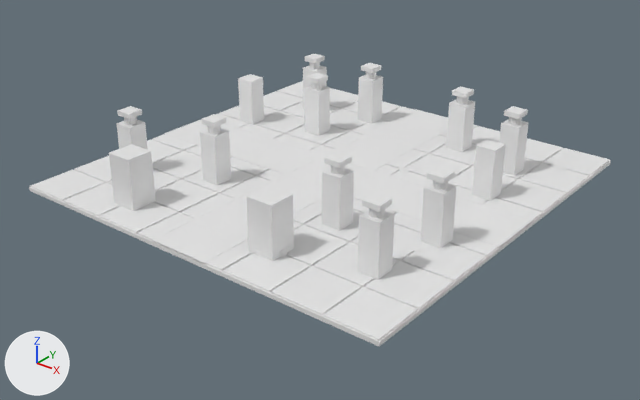
A saved change to the FBX model Assets/Art/Models/SH10_L04_Floor.fbx.
The view is the same before and after, from a camera (50 mm lens) standing at (24.1, -30.9, 17.6) and looking at (0.4, -1.2, -0.9). Lighting does not change. The marker at lower left points along +X, +Y and +Z. The picture after the commit comes second.

The older version as bpy lines, for what is in view:
```python
me_cube_135 = bpy.data.meshes.new('Cube.135')
me_cube_135.from_pydata(...)  # 662 vertices, 436 faces; spans x -10.0..10.0, y -10.0..10.0, z -0.2..0.1
# faces by material slot: [6, 252, 132, 12, 24, 10]
me_cube_135.materials.append(mat_sh10_l04_floor_base)  # white #e7e7e7
me_cube_135.materials.append(mat_sh10_l04_floor_flag)  # white #e7e7e7
me_cube_135.materials.append(mat_sh10_l04_floor_flagdark)  # white #e7e7e7
me_cube_135.materials.append(mat_sh10_l04_floor_carpet)  # white #e7e7e7
me_cube_135.materials.append(mat_sh10_l04_floor_trim)  # white #e7e7e7
me_cube_135.materials.append(mat_sh10_l04_floor_moss)  # white #e7e7e7
me_cube_206 = bpy.data.meshes.new('Cube.206')
me_cube_206.from_pydata(...)  # 536 vertices, 476 faces; spans x -8.2..8.2, y -8.4..7.5, z -0.1..3.1
# faces by material slot: [72, 344, 60]
me_cube_206.materials.append(mat_sh10_l04_floor_stone)  # white #e7e7e7
me_cube_206.materials.append(mat_sh10_l04_floor_pillar)  # white #e7e7e7
me_cube_206.materials.append(mat_sh10_l04_floor_trim)  # white #e7e7e7
me_cube_208 = bpy.data.meshes.new('Cube.208')
me_cube_208.from_pydata(...)  # 112 vertices, 84 faces; spans x -8.2..8.2, y -8.7..7.5, z 0.0..2.5
me_cube_208.materials.append(mat_sh10_l04_floor_blocker)  # white #e7e7e7
ob_sh10_l04_floor = bpy.data.objects.new('SH10_L04_Floor', me_cube_135)
ob_sh10_l04_floor.location = (0.0, 0.0, 0.0)
ob_sh10_l04_floor_blockers = bpy.data.objects.new('SH10_L04_Floor_Blockers', me_cube_208)
ob_sh10_l04_floor_blockers.location = (0.0, 0.0, 0.0)
ob_sh10_l04_floor_obstacles = bpy.data.objects.new('SH10_L04_Floor_Obstacles', me_cube_206)
ob_sh10_l04_floor_obstacles.location = (0.0, 0.0, 0.0)
```
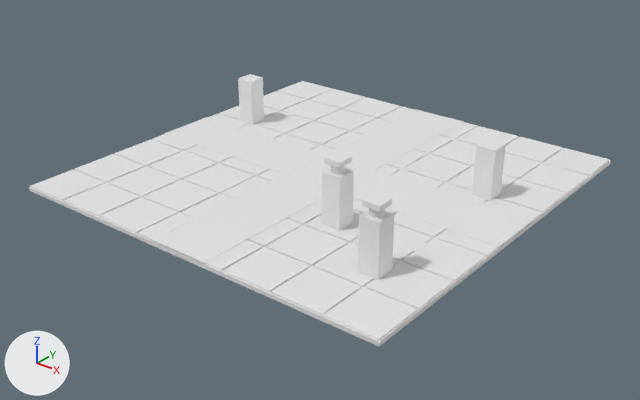
The edits, one by one:
me_cube_206 is used by ob_sh10_l04_floor_obstacles; location (0.0, 0.0, 0.0).
me_cube_206 had 536 vertices, 476 faces and spanned x -8.2..8.2, y -8.4..7.5, z -0.1..3.1.
me_cube_206 now has 128 vertices, 84 faces and spans x -8.2..7.6, y -6.7..3.3, z 0.0..3.1.
me_cube_206 part 2: 34 loose pieces with 408 vertices, spanning x -8.0..8.2, y -8.4..7.5, z -0.1..3.1, are deleted.
me_cube_208 is used by ob_sh10_l04_floor_blockers; location (0.0, 0.0, 0.0).
me_cube_208 had 112 vertices, 84 faces and spanned x -8.2..8.2, y -8.7..7.5, z 0.0..2.5.
me_cube_208 now has 32 vertices, 24 faces and spans x -8.2..7.7, y -6.8..3.4, z 0.0..2.5.
me_cube_208 part 1: 10 loose pieces with 80 vertices, spanning x -8.0..8.2, y -8.7..7.5, z 0.0..2.5, are deleted.

Boxes [x1, y1, x2, y2] around the edits, measured in the pictures (640 x 400 px):
'SH10_L04_Floor_Blockers', reshaped (36% narrower): before [109, 66, 529, 280]; after [238, 74, 506, 280]
'SH10_L04_Floor_Obstacles', reshaped: before [117, 54, 528, 257]; after [324, 152, 392, 218]
part 1 of me_cube_208, deleted: before [109, 66, 529, 261]
part 2 of me_cube_206, deleted: before [117, 54, 528, 257]
